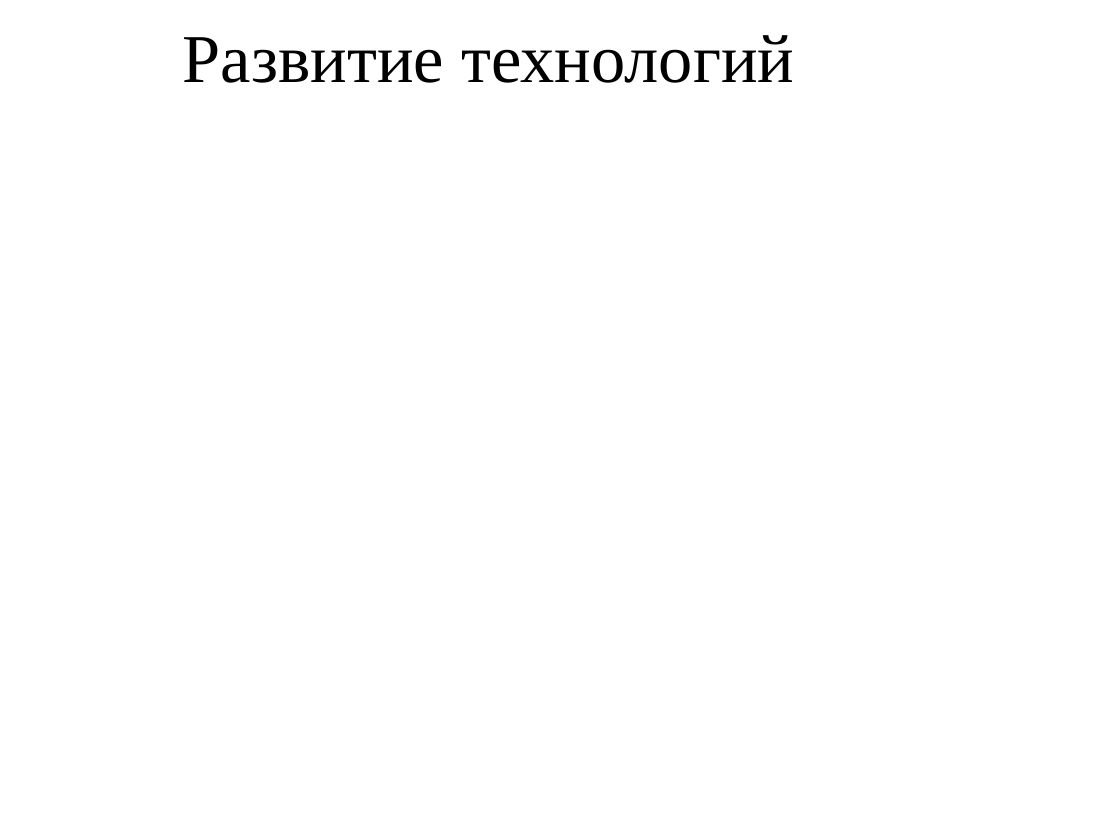
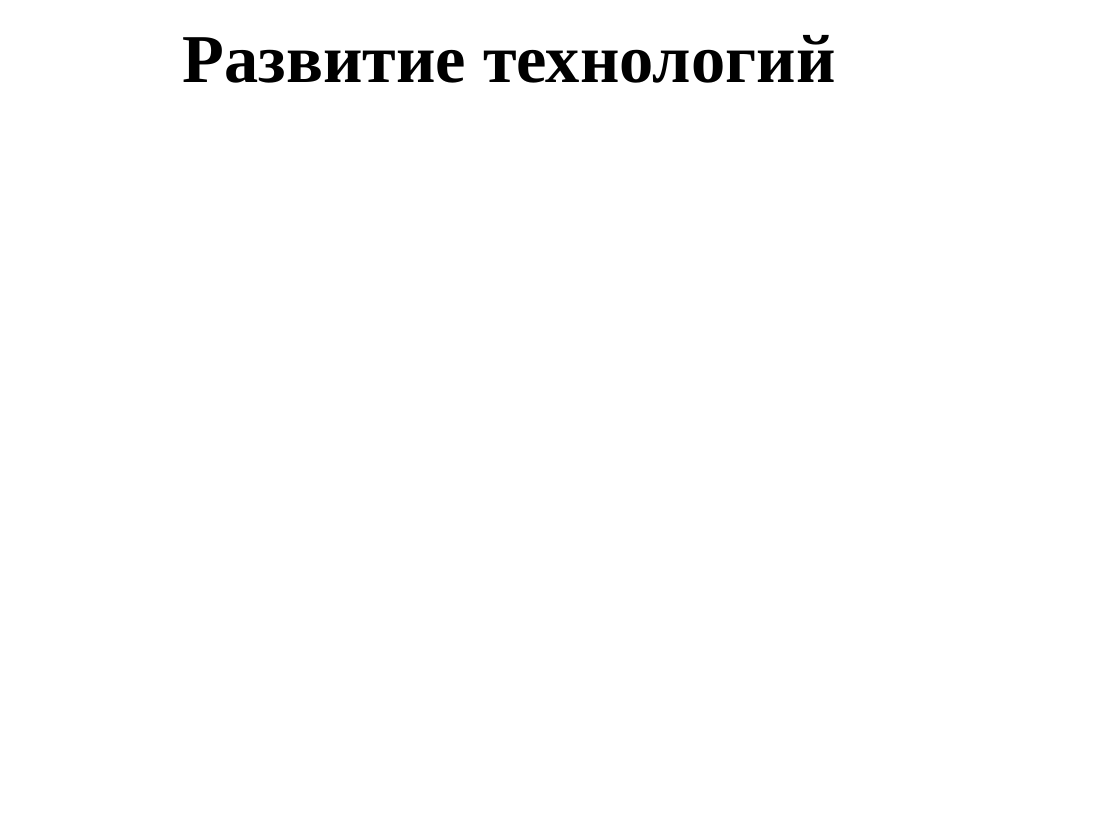
Before and after one commit to TimmmofeyD/TrafficLight, a slide deck: slide 2 of Presitation/TLPresintation.pptx. Drawn at 1120x840 pixels with LibreOffice and Linux fonts; fonts in the diff are those of the drawing; background and template pictures are left out. Boxes give left, top, right and bottom in pixels: in the first picture for what was removed or moved away, otherwise in the second. Text is boxed around its words. In the diff, an @@ line names an element or a change of style, - is before the commit and + after.

```diff
--- a/Presitation/TLPresintation.pptx
+++ b/Presitation/TLPresintation.pptx
@@ text "Развитие технологий" at [183,35,835,83]: bold on @@
```
Also in this commit, not shown: 10 other slides changed, 4 slides added.
